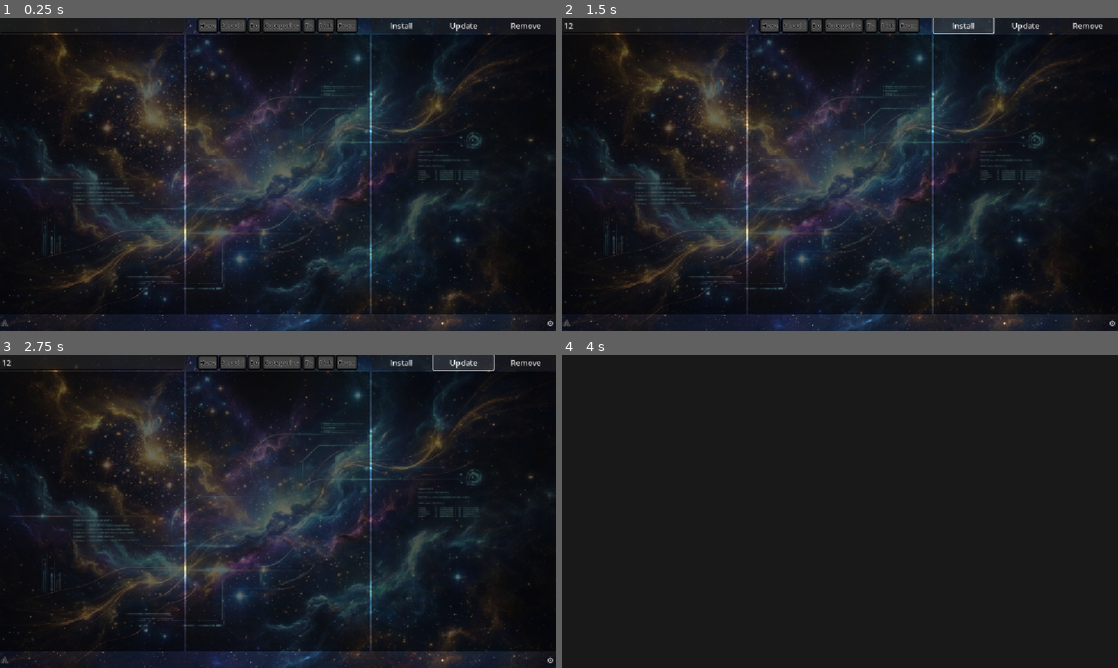
Above: before the commit, frames 1-4 (two rows, left to right).
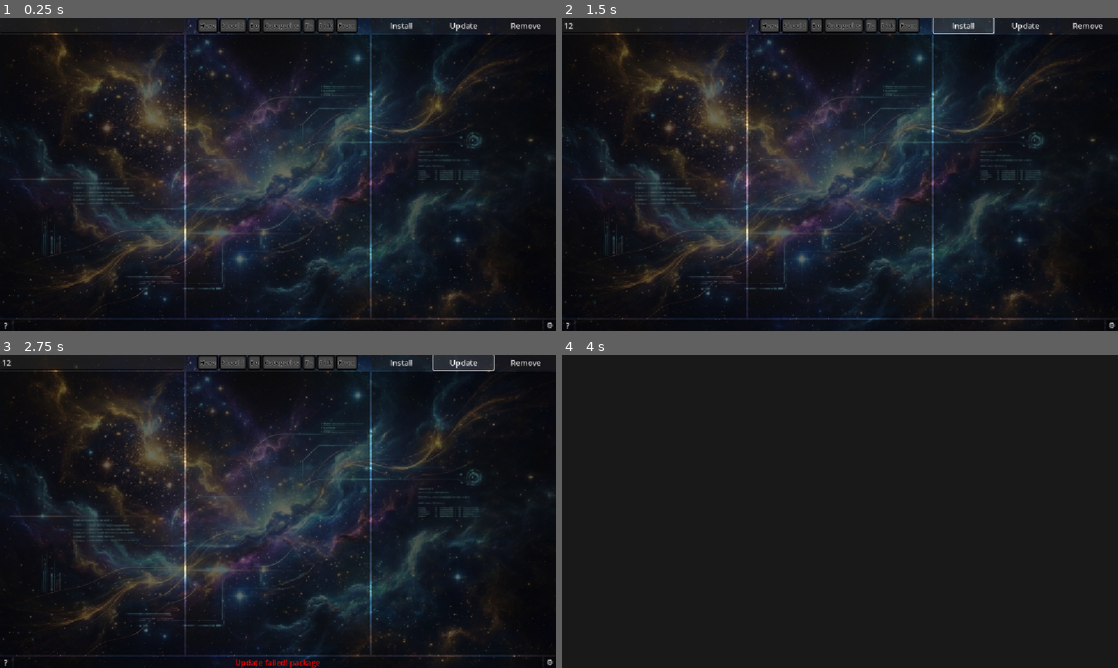
Above: after the commit, the same moments.

Repository: nornaro/sky
Game: Godot game, scene res://sky.tscn
The game is run twice, just before and just after one commit, with the same random seed, the same clock (stepped at 60 frames per second) and the same inputs.
Inputs (mouse positions are in pixels of both pictures, inside the frame that each line leads up to):
- Up to frame 1 (0.25 s): no input
- Up to frame 2 (1.5 s): click (656, 24) at 0.52 s; type "12" at 0.6 s; click "Install" at 1.25 s
- Up to frame 3 (2.75 s): click "Update" at 2 s
- Up to frame 4 (4 s): click "Remove" at 2.75 s; click "A" (after the commit: "?") at 3.5 s

The runs differ from the first frame. In frame 1, 2.7% of the frame differs, in the area x 0-100%, y 94-100%; in frame 2, 2.7%; in frame 3, 2.7%; in frame 4, nothing differs.
Error before the commit: Out of bounds get index '0' (on base: 'PackedInt32Array') (res://remove.gd:11)

Commit message:
install/remove working

Diff:
--- a/2do.gd
+++ b/2do.gd
@@ -2,8 +2,7 @@
 
 
 """
-installed not working correctly without restart
-install feadback is fake
+updateing single package doesn't work
 themes :)
 settings
 about
--- a/about.gd
+++ b/about.gd
@@ -1,11 +1 @@
 extends Panel
-
-
-# Called when the node enters the scene tree for the first time.
-func _ready() -> void:
-	pass # Replace with function body.
-
-
-# Called every frame. 'delta' is the elapsed time since the previous frame.
-func _process(delta: float) -> void:
-	pass
--- a/control_3.gd
+++ b/control_3.gd
@@ -1,13 +1,13 @@
 extends ScrollContainer
 
-func _ready() -> void:
-	connect("mouse_entered",_on_mouse_entered)
-	connect("mouse_exited",_on_mouse_exited)
-
-func _on_mouse_entered() -> void:
-	get_tree().call_group("desc_hide","hide")
-
-func _on_mouse_exited() -> void:
-	get_tree().call_group("desc_hide","show")
-	follow_focus = false
-	follow_focus = true
+#func _ready() -> void:
+	#connect("mouse_entered",_on_mouse_entered)
+	#connect("mouse_exited",_on_mouse_exited)
+#
+#func _on_mouse_entered() -> void:
+	#get_tree().call_group("desc_hide","hide")
+#
+#func _on_mouse_exited() -> void:
+	#get_tree().call_group("desc_hide","show")
+	#follow_focus = false
+	#follow_focus = true
--- a/description.gd
+++ b/description.gd
@@ -28,8 +28,6 @@
 func _ready() -> void:
 	link_regex.compile("^[a-z][a-z0-9+.-]*$")
 	meta_clicked.connect(_on_link_clicked)
-	mouse_entered.connect(_on_mouse_entered)
-	mouse_exited.connect(_on_mouse_exited)
 	versions.item_selected.connect(_on_version_selected)
 
 func _on_mouse_entered() -> void: get_tree().call_group("desc_hide", "hide")
@@ -65,7 +63,8 @@
 
 	var rtl: RichTextLabel = instance.get_node("RTL")
 	rtl.bbcode_enabled = true
-	rtl.text = txt.strip_edges()
+	rtl.tooltip_text = txt.strip_edges()
+	rtl.text = txt.replace(", ",",\n").strip_edges()
 
 	if not rtl.meta_clicked.is_connected(_on_link_clicked):
 		rtl.meta_clicked.connect(_on_link_clicked)
--- a/description_line.tscn
+++ b/description_line.tscn
@@ -71,6 +71,7 @@
 [node name="Label" type="Button" parent="."]
 custom_minimum_size = Vector2(200, 0)
 layout_mode = 2
+size_flags_vertical = 0
 focus_mode = 0
 mouse_filter = 1
 text = "Copied to clipboard"
--- a/global.gd
+++ b/global.gd
@@ -36,9 +36,6 @@
 		if not trimmed.begins_with("{"): continue
 		if not trimmed.contains("pkg_name"): continue
 		var json = JSON.parse_string(trimmed)
-		print(json.pkg_name)
-		if json.pkg_name == "7z":
-			print(json.pkg_name)
 		for ver:String in soar_db[json.pkg_name].keys():
 			var dict:Dictionary = soar_db[json.pkg_name][ver]
 			if !(dict.repo_name == json.repo_name
@@ -50,4 +47,4 @@
 				"repo_name":json.repo_name,
 				"pkg_name":json.pkg_name,
 			}
-	return false
+	return true
--- a/install.gd
+++ b/install.gd
@@ -16,6 +16,7 @@
 		if current_pid != -1:
 			OS.kill(current_pid)
 			info_bar.text = "[color=red]Attempting to cancel...[/color]"
+			is_installing = false
 		return
 
 	if apps.get_selected_items().is_empty(): return
@@ -30,15 +31,15 @@
 	info_bar.text = "[color=Darkorange]Installing: " + pkg_name + "#" + pkg_id + "[/color]"
 
 	var task_data = {
-		"name": pkg_name,
-		"id": pkg_id,
+		"pkg_name": pkg_name,
+		"pkg_id": pkg_id,
 		"app_idx": app_idx,
 		"ver_idx": selected
 	}
 	WorkerThreadPool.add_task(_do_install_background.bind(task_data))
 
 func _do_install_background(data: Dictionary):
-	var pkg_full_name = data.name + "#" + data.id
+	var pkg_full_name = data.pkg_name + "#" + data.pkg_id
 	current_pid = OS.create_process(Global.soar_path, ["i", pkg_full_name, "-y", "-q", "--no-color", "--portable"])
 
 	if current_pid == -1:
@@ -51,28 +52,32 @@
 		OS.delay_msec(200)
 
 	var attempts = 0
-	var is_verified = false
 	while attempts < 10:
 		attempts += 1
 		var check_output = []
-		OS.execute("bash", ["-c", "soar info --no-color | grep " + data.name], check_output, true)
+		OS.execute("bash", ["-c", "soar info --no-color | grep " + data.pkg_name], check_output, true)
 
-		if not check_output.is_empty() and check_output[0].contains(data.name):
-			is_verified = true
+		if not check_output.is_empty() and check_output[0].contains(data.pkg_name):
 			break
 		OS.delay_msec(500)
-
-	data["success"] = is_verified
+	data["success"] = Global.get_installed()
 	call_deferred("_finalize_install_ui", data)
 
 func _finalize_install_ui(data: Dictionary):
+	text = "Install"
+	current_pid = -1
+	if !is_installing:
+		info_bar.text = "[color=grey]Installation cancelled.[/color]"
+		if data["success"] or Global.installed.get(data.pkg_name,data.pkg_id):
+			data["version_indices"] = [data.ver_idx]
+			get_tree().get_first_node_in_group("Remove")._do_remove_background(data)
+		return
 	is_installing = false
-	current_pid = -1
-	text = "Install"
 
+	data["success"] = Global.get_installed()
 	if data.success:
 		versions.set_item_custom_bg_color(data.ver_idx, Color.DARK_SLATE_GRAY)
 		apps.set_item_custom_bg_color(data.app_idx, Color.DARK_SLATE_GRAY)
-		info_bar.text = "[color=Darkgreen]Successfully Installed: " + data.name + "[/color]"
+		info_bar.text = "[color=green]Successfully Installed: " + data.pkg_name + "[/color]"
 		return
-	info_bar.text = "[color=red]Installation failed or cancelled.[/color]"
+	info_bar.text = "[color=red]Installation failed.[/color]"
--- a/remove.gd
+++ b/remove.gd
@@ -1,37 +1,82 @@
 extends Button
+class_name Remove
 
-@onready var apps:ItemList = %Apps
-@onready var versions:ItemList = %Versions
+@onready var apps: ItemList = %Apps
+@onready var versions: ItemList = %Versions
+@onready var info_bar: RichTextLabel = %InfoBar
 
+var is_removing: bool = false
+var current_pid: int = -1
 
 func _ready() -> void:
-	connect("pressed",_on_pressed)
+	pressed.connect(_on_pressed)
 
 func _on_pressed() -> void:
-	var app:int = apps.get_selected_items()[0]
-	var selected:int = 0
+	if is_removing:
+		if current_pid != -1:
+			OS.kill(current_pid)
+			info_bar.text = "[color=red]Cancelling removal...[/color]"
+		return
+
+	if apps.get_selected_items().is_empty(): return
+	var app_idx: int = apps.get_selected_items()[0]
+	var pkg_name: String = apps.get_item_text(app_idx)
+	var versions_to_remove: Array[int] = []
+
 	if !versions.get_selected_items().is_empty():
-		selected = versions.get_selected_items()[0]
-	var pkg_name:String = apps.get_item_text(app)
-	if apps.get_selected_items().is_empty():return
-	if versions.get_selected_items().is_empty():
-		for idx:int in versions.item_count:
-			var version = versions.get_item_text(idx)
-			if !Global.installed[pkg_name].has(version):
-				continue
-			remove(pkg_name,idx)
+		versions_to_remove.append(versions.get_selected_items()[0])
+	for idx in versions.item_count:
+		var ver_text = versions.get_item_text(idx)
+		if Global.installed.has(pkg_name) and Global.installed[pkg_name].has(ver_text):
+			versions_to_remove.append(idx)
+
+	if versions_to_remove.is_empty():
+		info_bar.text = "[color=yellow]No installed versions found to remove.[/color]"
 		return
-	remove(pkg_name,selected)
 
-func remove(pkg_name:String,selected:int) -> void:
-	var pkg_id:String = versions.get_item_text(selected)
-	var output:Array = []
-	var err = OS.execute(Global.soar_path, ["r", pkg_name+"#"+pkg_id, "-y", "--json", "--no-color"], output)
+	is_removing = true
+	text = "Cancel"
+	info_bar.text = "[color=Darkorange]Removing %s...[/color]" % pkg_name
 
-	if err != 0 or output[0].is_empty():
-		%InfoBar.text = "[color=red]Removal of %s failed[/color]" % pkg_name+"#"+pkg_id
-		return
-	%InfoBar.text = "[color=black]%s[/color]" % JSON.parse_string(output[0]).get("message", "Removed")
-	versions.set_item_custom_bg_color(selected, Color(0, 0, 0, 0))
-	apps.set_item_custom_bg_color(apps.get_selected_items()[0], Color(0, 0, 0, 0))
+	var task_data = {
+		"pkg_name": pkg_name,
+		"version_indices": versions_to_remove,
+		"app_idx": app_idx
+	}
+	WorkerThreadPool.add_task(_do_remove_background.bind(task_data))
+
+func _do_remove_background(data: Dictionary):
+	for ver_idx in data.version_indices:
+		var pkg_id = versions.get_item_text(ver_idx)
+		var full_name = data.pkg_name + "#" + pkg_id
+		current_pid = OS.create_process(Global.soar_path, ["r", full_name, "-y", "--json", "--no-color"])
+		if current_pid == -1: continue
+		while OS.is_process_running(current_pid):
+			OS.delay_msec(100)
+		call_deferred("_update_item_ui", ver_idx)
+	call_deferred("_finalize_remove_ui", data)
+
+func _update_item_ui(ver_idx: int):
+	versions.set_item_custom_bg_color(ver_idx, Color(0, 0, 0, 0))
+
+func _finalize_remove_ui(data: Dictionary):
+	is_removing = false
+	current_pid = -1
+	text = "Remove"
+
 	Global.get_installed()
+	var wait_time: float = 60.0
+	var elapsed: float = 0.0
+
+	info_bar.text = "[color=yellow]Verifying removal... (Click Remove to skip wait)[/color]"
+
+	while elapsed < wait_time:
+		if not Global.installed.has(data.pkg_name):
+			break
+		await get_tree().create_timer(0.1).timeout
+		elapsed += 0.1
+		if int(elapsed * 10) % 20 == 0:
+			Global.get_installed()
+
+	apps.set_item_custom_bg_color(data.app_idx, Color(0, 0, 0, 0))
+	info_bar.text = "[color=green]Removal completed and verified.[/color]"
--- a/settings.gd
+++ b/settings.gd
@@ -1,11 +1 @@
 extends Panel
-
-
-# Called when the node enters the scene tree for the first time.
-func _ready() -> void:
-	pass # Replace with function body.
-
-
-# Called every frame. 'delta' is the elapsed time since the previous frame.
-func _process(delta: float) -> void:
-	pass
--- a/sky.tscn
+++ b/sky.tscn
@@ -11,8 +11,10 @@
 [ext_resource type="Script" uid="uid://b01w6g28bi2kf" path="res://control_3.gd" id="7_dw106"]
 [ext_resource type="Script" uid="uid://brpc2nlvmn55y" path="res://web_json.gd" id="8_kh8qe"]
 [ext_resource type="Script" uid="uid://nahucs20xyhq" path="res://2do.gd" id="10_o06a2"]
+[ext_resource type="Script" uid="uid://dda48bemrms01" path="res://trigger_b.gd" id="11_mxtae"]
 [ext_resource type="Script" uid="uid://cibhyhwv4gpvc" path="res://window_button.gd" id="12_00u2l"]
 [ext_resource type="Script" uid="uid://cguddyoxe01ma" path="res://settings.gd" id="12_g2g78"]
+[ext_resource type="Script" uid="uid://da41w0gpqfeqf" path="res://trigger_a.gd" id="12_mxtae"]
 [ext_resource type="Script" uid="uid://ynp43rxbrssn" path="res://about.gd" id="13_tlsao"]
 [ext_resource type="Script" uid="uid://caviuiqfbopuo" path="res://close.gd" id="14_mxtae"]
 
@@ -64,8 +66,18 @@
 &"in": SubResource("Animation_dw106")
 }
 
-[sub_resource type="SystemFont" id="SystemFont_lsyyi"]
-font_names = PackedStringArray("Fantasy")
+[sub_resource type="InputEventKey" id="InputEventKey_mxtae"]
+device = -1
+keycode = 4194305
+
+[sub_resource type="Shortcut" id="Shortcut_hp7ek"]
+events = [SubResource("InputEventKey_mxtae")]
+
+[sub_resource type="StyleBoxFlat" id="StyleBoxFlat_mxtae"]
+bg_color = Color(0, 0, 0, 0.5882353)
+
+[sub_resource type="StyleBoxFlat" id="StyleBoxFlat_hp7ek"]
+bg_color = Color(0, 0, 0, 0.5882353)
 
 [sub_resource type="StyleBoxFlat" id="StyleBoxFlat_dw106"]
 bg_color = Color(0.09803922, 0.09803922, 0.09803922, 1)
@@ -202,19 +214,19 @@
 layout_mode = 2
 size_flags_horizontal = 3
 
-[node name="Install" type="Button" parent="Main/VBoxContainer/HBoxContainer/Label"]
+[node name="Install" type="Button" parent="Main/VBoxContainer/HBoxContainer/Label" groups=["Install"]]
 layout_mode = 2
 size_flags_horizontal = 3
 text = "Install"
 script = ExtResource("2_4krsh")
 
-[node name="Update" type="Button" parent="Main/VBoxContainer/HBoxContainer/Label"]
+[node name="Update" type="Button" parent="Main/VBoxContainer/HBoxContainer/Label" groups=["Update"]]
 layout_mode = 2
 size_flags_horizontal = 3
 text = "Update"
 script = ExtResource("3_xeklh")
 
-[node name="Remove" type="Button" parent="Main/VBoxContainer/HBoxContainer/Label"]
+[node name="Remove" type="Button" parent="Main/VBoxContainer/HBoxContainer/Label" groups=["Remove"]]
 layout_mode = 2
 size_flags_horizontal = 3
 text = "Remove"
@@ -234,6 +246,7 @@
 layout_mode = 2
 size_flags_horizontal = 3
 size_flags_vertical = 3
+focus_mode = 0
 theme_override_colors/font_color = Color(1, 1, 1, 1)
 theme_override_styles/panel = SubResource("StyleBoxEmpty_78l40")
 script = ExtResource("5_lsyyi")
@@ -248,6 +261,7 @@
 layout_mode = 2
 size_flags_horizontal = 3
 size_flags_vertical = 3
+focus_mode = 0
 theme_override_colors/font_color = Color(1, 1, 1, 1)
 theme_override_colors/guide_color = Color(0, 0, 0, 0.2509804)
 theme_override_constants/line_separation = 10
@@ -259,7 +273,6 @@
 layout_mode = 2
 size_flags_horizontal = 3
 theme_override_styles/panel = SubResource("StyleBoxFlat_78l40")
-follow_focus = true
 draw_focus_border = true
 horizontal_scroll_mode = 3
 vertical_scroll_mode = 3
@@ -287,49 +300,52 @@
 unique_name_in_owner = true
 script = ExtResource("8_kh8qe")
 
-[node name="Label" type="Label" parent="Main/VBoxContainer/HBoxContainer2/Control3"]
-visible = false
-layout_mode = 2
-theme_override_font_sizes/font_size = 36
-text = "D
-E
-S
-C
-R
-I
-P
-T
-I
-O
-N"
-horizontal_alignment = 1
-vertical_alignment = 1
-uppercase = true
-
 [node name="AnimationPlayer" type="AnimationPlayer" parent="Main/VBoxContainer/HBoxContainer2/Control3"]
 libraries = {
 &"": SubResource("AnimationLibrary_o06a2")
 }
 
+[node name="HBoxContainer" type="HBoxContainer" parent="Main/VBoxContainer/HBoxContainer2/Control3"]
+layout_mode = 2
+size_flags_horizontal = 3
+size_flags_vertical = 3
+mouse_filter = 2
+
+[node name="TriggerB" type="Button" parent="Main/VBoxContainer/HBoxContainer2/Control3/HBoxContainer"]
+modulate = Color(1, 1, 1, 0)
+custom_minimum_size = Vector2(32, 0)
+layout_mode = 2
+size_flags_horizontal = 3
+mouse_filter = 1
+disabled = true
+button_mask = 0
+shortcut = SubResource("Shortcut_hp7ek")
+script = ExtResource("11_mxtae")
+
+[node name="TriggerA" type="Control" parent="Main/VBoxContainer/HBoxContainer2/Control3/HBoxContainer"]
+custom_minimum_size = Vector2(32, 0)
+layout_mode = 2
+size_flags_horizontal = 10
+size_flags_vertical = 3
+script = ExtResource("12_mxtae")
+
 [node name="HBoxContainer3" type="HBoxContainer" parent="Main/VBoxContainer"]
 layout_mode = 2
 alignment = 1
 
 [node name="About" type="Button" parent="Main/VBoxContainer/HBoxContainer3"]
+custom_minimum_size = Vector2(24, 0)
 layout_mode = 2
 focus_mode = 0
-theme_override_colors/font_color = Color(0.0627451, 0.0627451, 0.0627451, 0.78431374)
-theme_override_colors/font_outline_color = Color(0.8980392, 0.8980392, 0.8980392, 0.49019608)
-theme_override_constants/outline_size = 4
-theme_override_fonts/font = SubResource("SystemFont_lsyyi")
-text = "A"
-flat = true
+theme_override_styles/normal = SubResource("StyleBoxFlat_mxtae")
+text = "?"
 script = ExtResource("12_00u2l")
 
 [node name="InfoBar" type="RichTextLabel" parent="Main/VBoxContainer/HBoxContainer3"]
 unique_name_in_owner = true
 layout_mode = 2
 size_flags_horizontal = 3
+theme_override_styles/normal = SubResource("StyleBoxFlat_hp7ek")
 bbcode_enabled = true
 text = "
 "
@@ -340,10 +356,11 @@
 vertical_alignment = 1
 
 [node name="Settings" type="Button" parent="Main/VBoxContainer/HBoxContainer3"]
+custom_minimum_size = Vector2(24, 0)
 layout_mode = 2
 focus_mode = 0
+theme_override_styles/normal = SubResource("StyleBoxFlat_mxtae")
 text = "⚙"
-flat = true
 icon_alignment = 1
 script = ExtResource("12_00u2l")
 
--- /dev/null
+++ b/trigger_a.gd
@@ -0,0 +1,15 @@
+extends Control
+
+@onready var other:Control = $"../TriggerB"
+
+func _ready() -> void:
+	connect("mouse_entered",_on_mouse_entered)
+
+func _on_mouse_entered() -> void:
+	if not is_instance_valid(other):
+		return
+	get_tree().call_group("desc_hide","hide")
+	other.size_flags_horizontal = SIZE_SHRINK_BEGIN
+	size_flags_horizontal = SIZE_EXPAND_FILL
+	mouse_filter = Control.MOUSE_FILTER_IGNORE
+	other.mouse_filter = Control.MOUSE_FILTER_STOP
--- /dev/null
+++ b/trigger_b.gd
@@ -0,0 +1,16 @@
+extends Button
+
+@onready var other:Control = $"../TriggerA"
+
+func _ready() -> void:
+	connect("mouse_entered",_on_mouse_entered)
+	connect("pressed",_on_mouse_entered)
+
+func _on_mouse_entered() -> void:
+	if not is_instance_valid(other):
+		return
+	get_tree().call_group("desc_hide","show")
+	size_flags_horizontal = SIZE_EXPAND_FILL
+	other.size_flags_horizontal = SIZE_SHRINK_END
+	mouse_filter = Control.MOUSE_FILTER_IGNORE
+	other.mouse_filter = Control.MOUSE_FILTER_STOP
--- a/update.gd
+++ b/update.gd
@@ -1,17 +1,22 @@
 extends Button
 
-var selected = 0
+@onready var apps: ItemList = %Apps
+@onready var versions: ItemList = %Versions
+@onready var info_bar: RichTextLabel = %InfoBar
 
 func _ready() -> void:
 	connect("pressed",_on_pressed)
 
 func _on_pressed() -> void:
+	var package:String = ""
 	var output:Array
-	if Global.current_db.is_empty():
-		OS.execute(Global.soar_path, ["u", "-y","--json", "--no-color"], output)
+	if !apps.get_selected_items().is_empty():
+		package = apps.get_item_text(apps.get_selected_items()[0])
+	if !versions.get_selected_items().is_empty():
+		package += "#" + versions.get_item_text(versions.get_selected_items()[0])
+	var err = OS.execute(Global.soar_path, ["u", "-j", "--no-color"], output)
+	if err != 0 or output.size() == 0:
+		info_bar.text = "[color=red]Update failed! package[/color]"
 		return
-	if !%Versions.get_selected_items().is_empty():
-		selected = %Versions.get_selected_items()[0]
-	var json = JSON.parse_string(Global.current_db[selected])
-	var err = OS.execute(Global.soar_path, ["u", json.pkg_name+"#"+json.pkg_id, "-y","--json", "--no-color"], output)
-	if err != 0 or output.size() == 0: return
+	var json = JSON.parse_string(output[0])
+	info_bar.text = "[color=green]"+json.message+"[/color]"
Not shown: 1 places in sky.tscn that only renumber resources
Not shown, changed: sky.full.x86_64
Not shown, changed: sky.min
